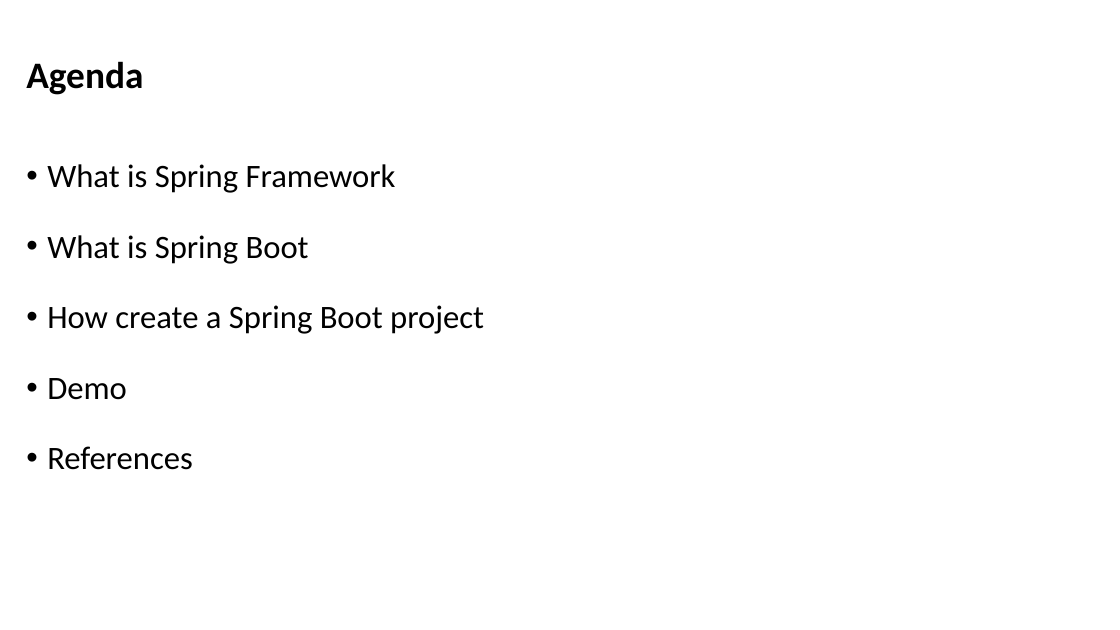
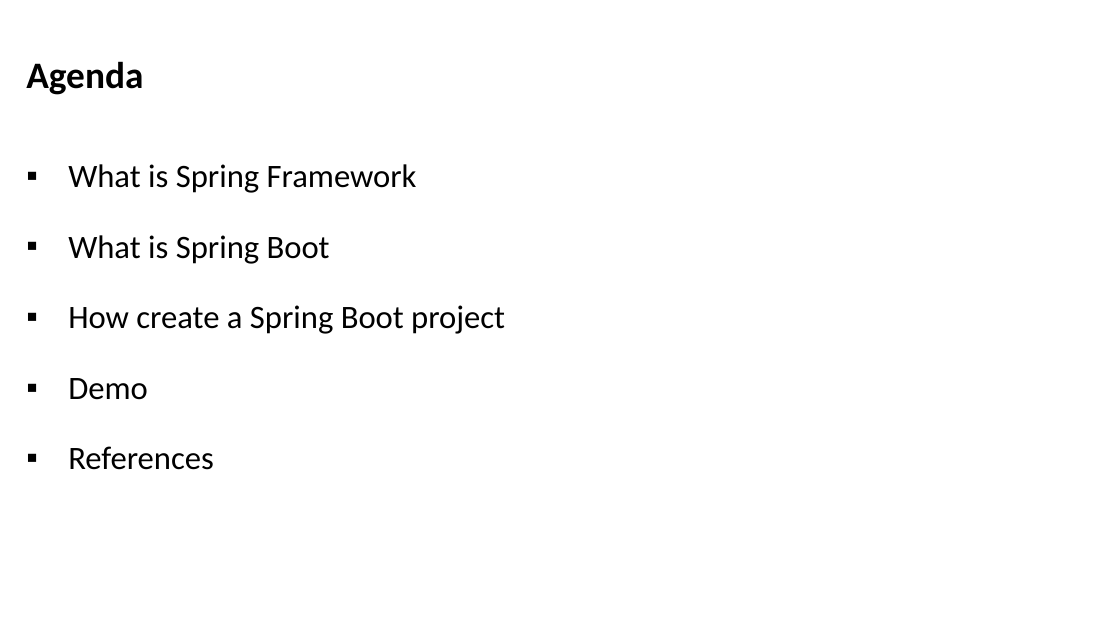
Before and after one commit to marcelovgomes/demo-internal-contacts, a slide deck: slide 2 of presentation_resources/spring-boot-demo-presentation.pptx. Drawn at 1120x630 pixels with LibreOffice and Linux fonts; fonts in the diff are those of the drawing. Boxes give left, top, right and bottom in pixels: in the first picture for what was removed or moved away, otherwise in the second. Text is boxed around its words. In the diff, an @@ line names an element or a change of style, - is before the commit and + after.

```diff
--- a/presentation_resources/spring-boot-demo-presentation.pptx
+++ b/presentation_resources/spring-boot-demo-presentation.pptx
@@ text "What is Spring Framework" at (68,164,505,470): bullet • to ▪ @@
```
Also in this commit, not shown: 5 other slides changed, 3 slides added, 3 other files.
